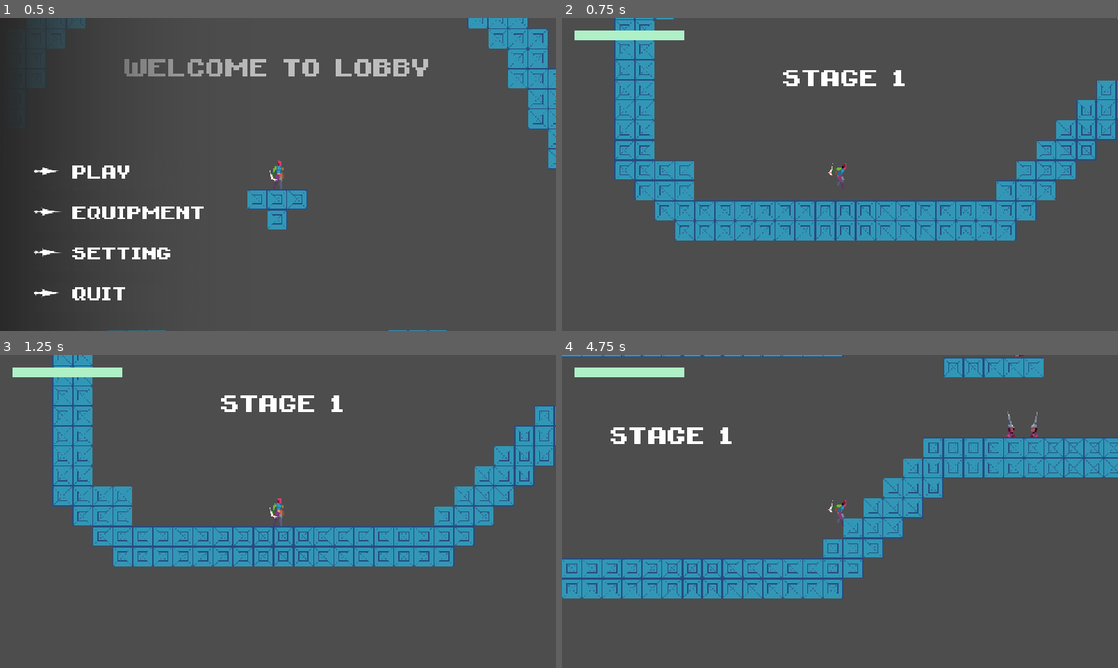
Above: before the commit, frames 1-4 (two rows, left to right).
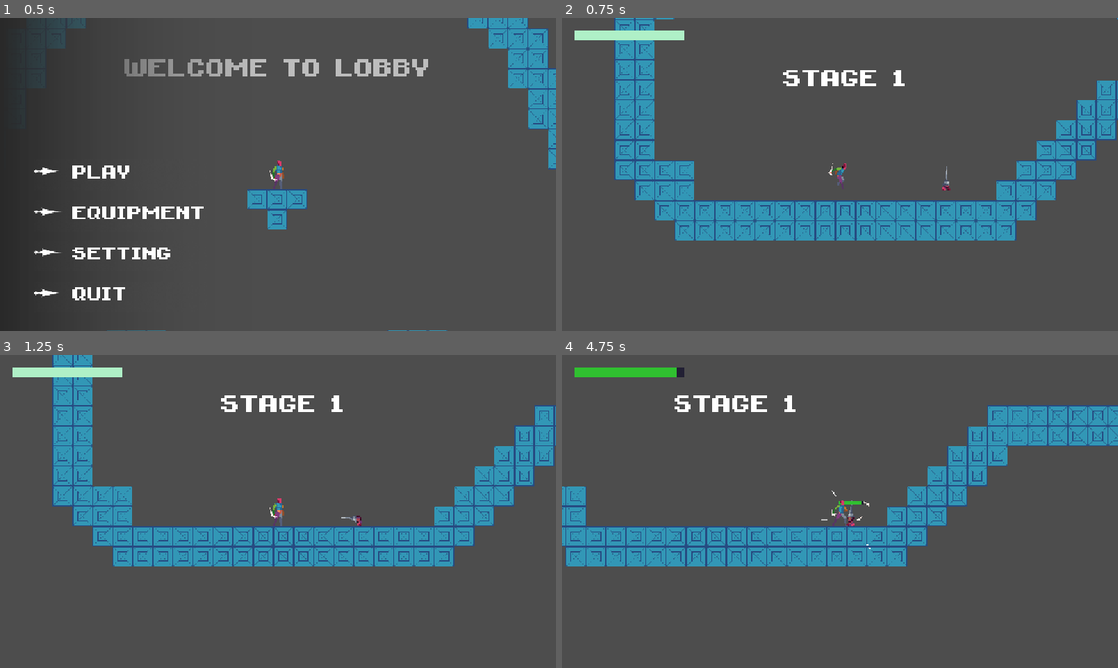
Above: after the commit, the same moments.

Repository: jbradlim08/MindBlade
Game: Godot game, scene res://scene/game/main_menu.tscn
The game is run twice, just before and just after one commit, with the same random seed, the same clock (stepped at 60 frames per second) and the same inputs.
Inputs (mouse positions are in pixels of both pictures, inside the frame that each line leads up to):
- Up to frame 1 (0.5 s): no input
- Up to frame 2 (0.75 s): click (684, 174) at 0.5 s
- Up to frame 3 (1.25 s): no input
- Up to frame 4 (4.75 s): tap Enter at 1.25 s; move the mouse to (962, 495) at 1.27 s; hold D (right) 1.28-2.78 s; tap Space (dash) at 1.35 s; tap W (jump) at 1.52, 1.82, 2.27, 2.57, 3.77, 4.07, 4.52, 4.55 s; click (962, 495) at 1.55 s; move the mouse to (728, 527) at 2.02 s; click (728, 527) at 2.1 s; tap Middle mouse button (middle-mouse) at 2.3 s; move the mouse to (895, 442) at 2.77 s; hold A (left) 2.78-3.53 s; hold Middle mouse button (middle-mouse) 2.78-3.53 s; click (895, 442) at 2.92 s; right-click (895, 442) at 3.05 s; move the mouse to (945, 405) at 3.52 s; hold D (right) from 3.53 s (still down); right-click (945, 405) at 3.6 s; click (945, 405) at 3.67 s; tap Shift at 3.8, 4.35 s; move the mouse to (1006, 558) at 4.27 s; click (1006, 558) at 4.42 s

Frame 1 is identical in both runs. In frame 2, less than 0.1% of the frame differs, in the area x 68-70%, y 47-56%; in frame 3, less than 0.1%; in frame 4, 24%, in the area x 0-100%, y 0-78%.

Commit message:
Version 0.1

Diff:
--- a/character/base_player.gd
+++ b/character/base_player.gd
@@ -223,7 +223,7 @@
 		return
 
 	cur_state = new_state
-	print("Player: ", PlayerState.keys()[cur_state])
+	#print("Player: ", PlayerState.keys()[cur_state])
 	match cur_state:
 		PlayerState.IDLE:
 			idle()
--- a/enemy/ground/headknife.gd
+++ b/enemy/ground/headknife.gd
@@ -18,7 +18,6 @@
 @onready var player_detector: RayCast2D = $PlayerDetector
 @onready var movement_timer: Timer = $MovementTimer
 @onready var hurt_timer: Timer = $HurtTimer
-@onready var attack_col: CollisionShape2D = $AttackDomain/AttackCollision
 
 @export var gravity_scale: float = 0.5
 @export var speed: float = 70.0
@@ -84,7 +83,7 @@
 
 
 func check_all_detector() -> void:
-	if not is_on_floor() or can_charge():
+	if not is_on_floor() or can_charge() or can_attack:
 		return
 
 	if front_detector.is_colliding():
@@ -106,13 +105,11 @@
 	if dir > 0.0:
 		sprite.flip_h = false
 		hitbox_col.scale.x = 1.0
-		attack_col.position.x = 17.5
 		ground_detector.position.x = 25
 		front_detector.target_position.x = 18
 	elif dir < 0.0:
 		sprite.flip_h = true
 		hitbox_col.scale.x = -1.0
-		attack_col.position.x = -17.5
 		ground_detector.position.x = -25
 		front_detector.target_position.x = -18
 
@@ -158,7 +155,8 @@
 	var charge: bool
 	if not is_on_floor() or \
 	   not field_of_view() or \
-	   not player_detected():
+	   not player_detected() or \
+	   can_attack:
 		charge = false
 	else:
 		charge = true
@@ -220,7 +218,8 @@
 	front_detector.enabled = false
 
 func attack() -> void:
-
+	dir = to_player_dir
+	handle_facing()
 	set_physics_process(false)
 
 	anim.play("attack")
--- a/enemy/ground/headknife.tscn
+++ b/enemy/ground/headknife.tscn
@@ -306,7 +306,7 @@
 }
 
 [sub_resource type="RectangleShape2D" id="RectangleShape2D_kc6ms"]
-size = Vector2(30, 39)
+size = Vector2(60, 39)
 
 [node name="HeadKnife" instance=ExtResource("1_eqcei")]
 script = ExtResource("2_eyo82")
@@ -342,6 +342,7 @@
 
 [node name="MovementTimer" type="Timer" parent="." index="7"]
 wait_time = 3.5
+one_shot = true
 autostart = true
 
 [node name="HurtTimer" type="Timer" parent="." index="8"]
@@ -351,7 +352,7 @@
 [node name="AttackDomain" type="Area2D" parent="." index="9"]
 
 [node name="AttackCollision" type="CollisionShape2D" parent="AttackDomain" index="0"]
-position = Vector2(15, -12.5)
+position = Vector2(0, -12.5)
 shape = SubResource("RectangleShape2D_kc6ms")
 
 [node name="FrontDetector" type="RayCast2D" parent="." index="10"]
--- a/scene/game/level.tscn
+++ b/scene/game/level.tscn
@@ -48,17 +48,8 @@
 text = "STAGE 1"
 label_settings = ExtResource("9_07p8p")
 
-[node name="HeadKnife" parent="." instance=ExtResource("8_kapys")]
-position = Vector2(885, 285)
-
-[node name="HeadKnife2" parent="." instance=ExtResource("8_kapys")]
-position = Vector2(969, 287)
-
-[node name="HeadKnife3" parent="." instance=ExtResource("8_kapys")]
-position = Vector2(1082, 285)
-
 [node name="HeadKnife4" parent="." instance=ExtResource("8_kapys")]
 position = Vector2(892, 169)
 
 [node name="HeadKnife5" parent="." instance=ExtResource("8_kapys")]
-position = Vector2(1135, 75)
+position = Vector2(528, 479)
